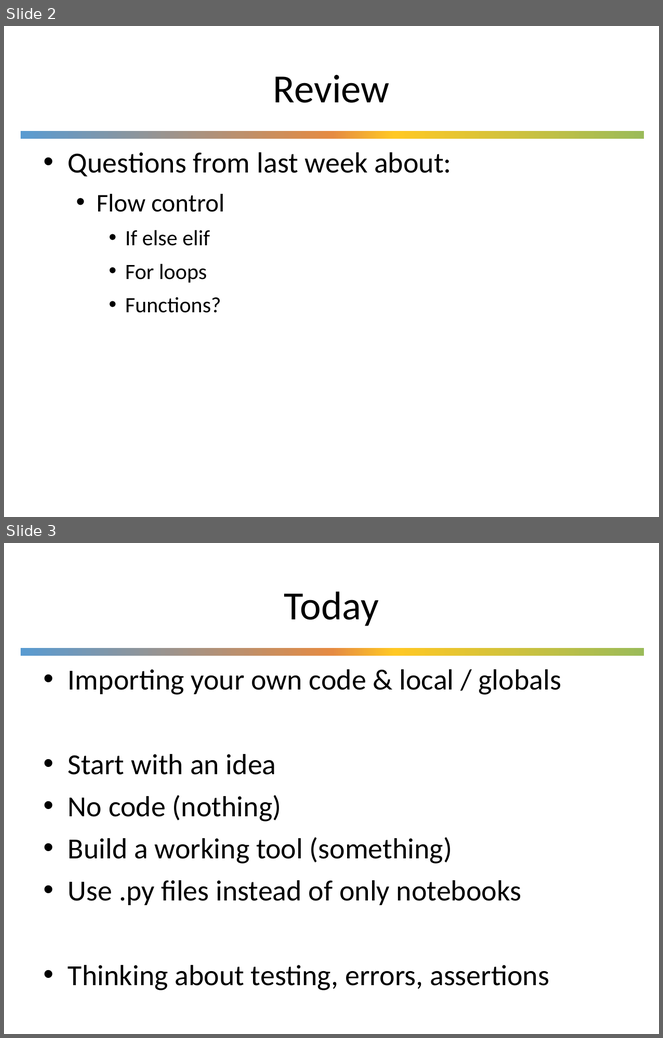
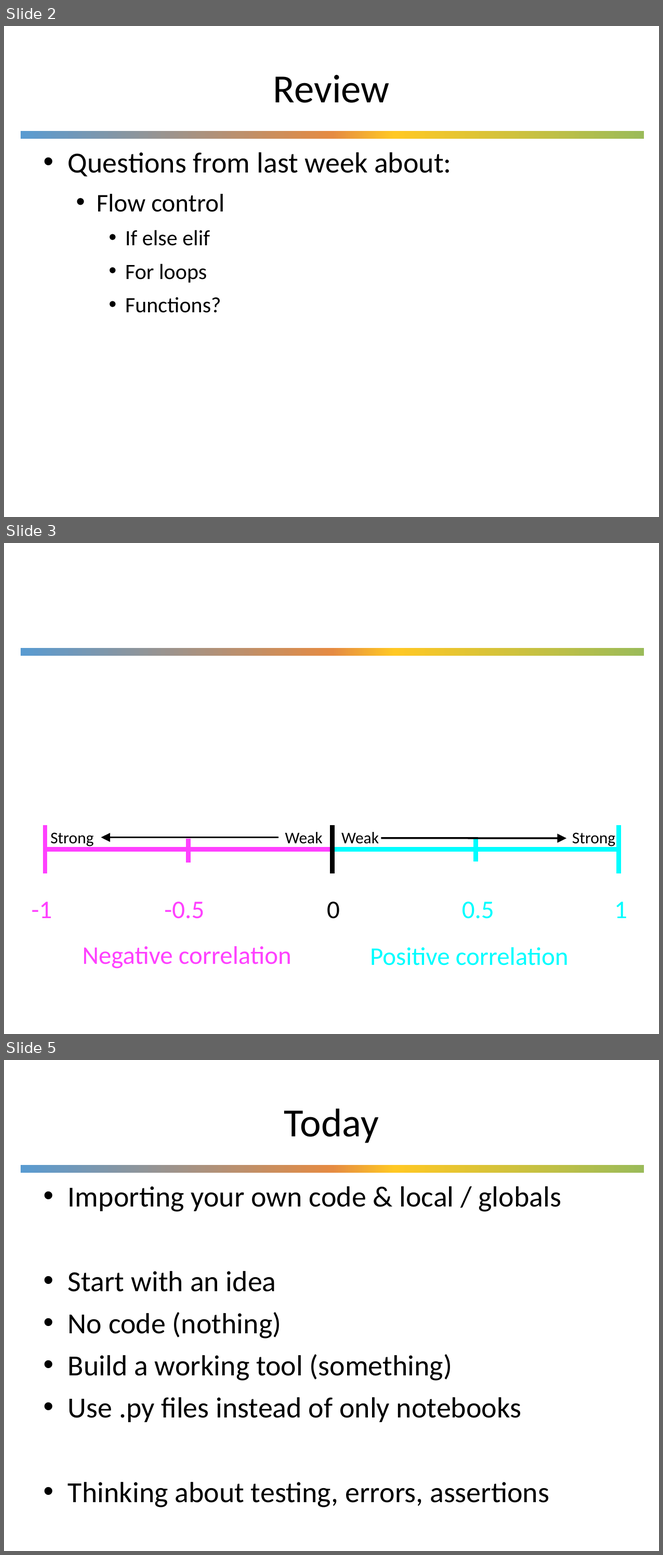
Before and after one commit to UWDIRECT/UWDIRECT.github.io, a slide deck: Wi21_content/SEDS/L6.NothingToSomething.pptx. Shown one above the other, each under a label of ours: slides 2 and 3 before the commit, slides 2, 3 and 5 after it; the slides between them are not shown. The pictures are 663x1038 and 663x1555 pixels, drawn with LibreOffice and Linux fonts; fonts in the diff are those of the drawing; background and template pictures are left out. Boxes give left, top, right and bottom in pixels: in the first picture for what was removed or moved away, otherwise in the second. Text is boxed around its words. In the diff, an @@ line names an element or a change of style, - is before the commit and + after.

```diff
--- a/Wi21_content/SEDS/L6.NothingToSomething.pptx
+++ b/Wi21_content/SEDS/L6.NothingToSomething.pptx
@@ slide 3 added at box(4, 543, 659, 1034), background #FFFFFF; not listed: 1 template element that a slide beside it also shows @@
@@ group added at box(32, 825, 627, 969): 11 texts, 7 lines, 2 arrows @@
+-1
+1
+0
+-0.5
+0.5
+Negative correlation
+Positive correlation
+Strong
+Strong
+Weak
+Weak
@@ what was slide 3 is now slide 5 @@
```
Also in this commit, not shown: 1 slide changed, 1 other slide added, 1 other file.
